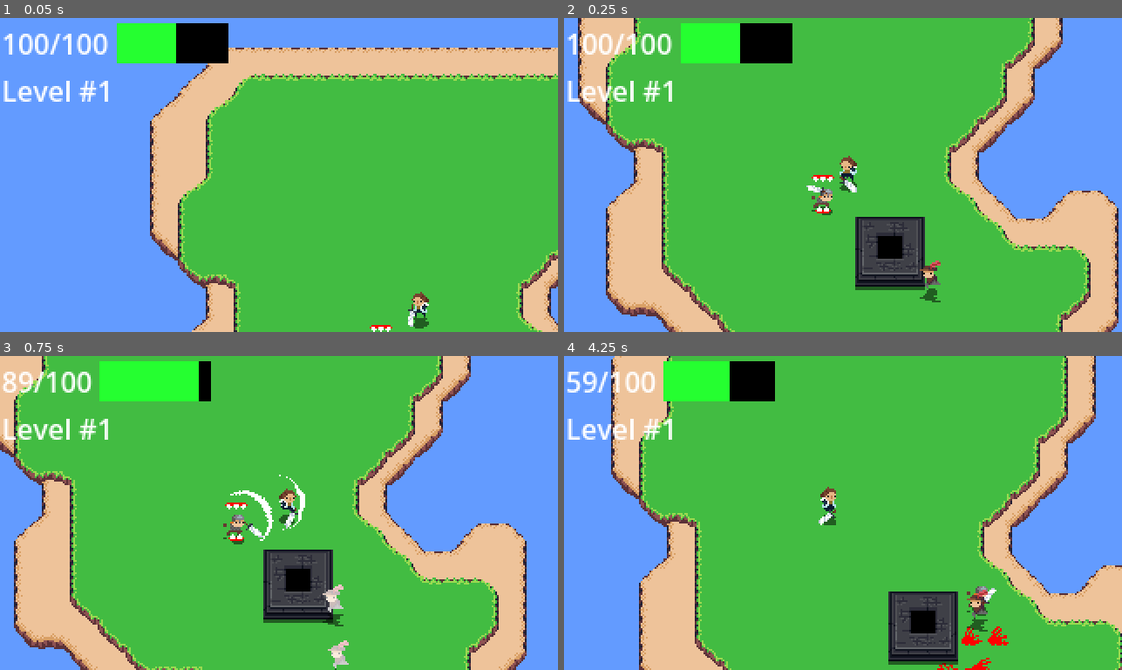
Above: before the commit, frames 1-4 (two rows, left to right).
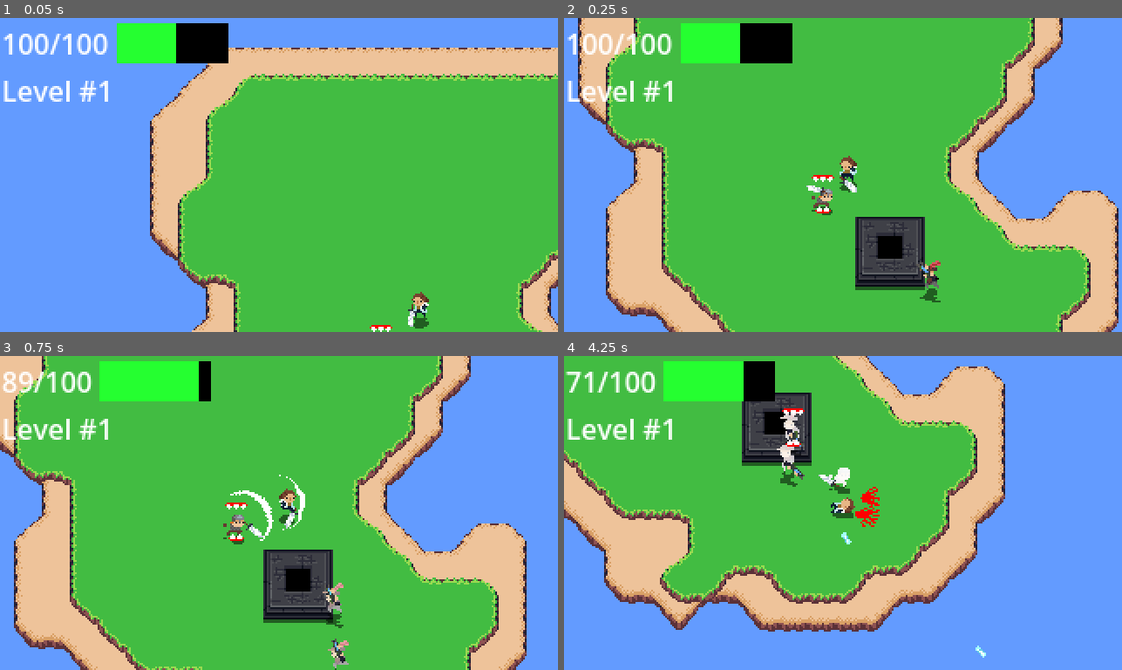
Above: after the commit, the same moments.

Repository: IAmCheeseman/cannibalism-game
Game: Godot game, scene res://scenes/world.tscn
Same seed, same stepped clock (60 frames per second), same inputs: the game is played once before the commit and once after it.
Inputs (mouse positions are in pixels of both pictures, inside the frame that each line leads up to):
- Up to frame 1 (0.05 s): no input
- Up to frame 2 (0.25 s): no input
- Up to frame 3 (0.75 s): move the mouse to (401, 497) at 0.52 s; hold D (right) from 0.53 s (still down); click (401, 497) at 0.6 s
- Up to frame 4 (4.25 s): move the mouse to (731, 528) at 1.27 s; release D (right) at 1.28 s; hold S (down) 1.28-2.03 s; click (731, 528) at 1.35 s; move the mouse to (898, 443) at 2.02 s; hold D (right) 2.03-2.78 s; tap Space (eat) at 2.1 s; click (898, 443) at 2.3 s; move the mouse to (815, 575) at 2.77 s; hold W (up) 2.78-3.53 s; click (815, 575) at 2.85 s; move the mouse to (1010, 560) at 3.52 s; hold A (left) from 3.53 s (still down); click (1010, 560) at 3.6 s

Frame 1 is identical in both runs. In frame 2, less than 0.1% of the frame differs, in the area x 63-68%, y 77-87%; in frame 3, 0.4%; in frame 4, 58%, in the area x 0-100%, y 0-100%.

Commit message:
Archer !!

Diff:
--- a/scenes/enemy/archer.gd
+++ b/scenes/enemy/archer.gd
@@ -5,10 +5,13 @@
 @onready var sprite: Sprite2D = $Sprite
 @onready var animation: AnimationPlayer = $AnimationPlayer
 @onready var soft_collision: SoftCollision = $SoftCollision
+@onready var gun_sprite: Sprite2D = $GunSprite
 
 @export var speed := 80.0
 @export var accel := 15.0
 @export var attack_distance := 16.0 * 5.0
+
+const BULLET := preload("res://scenes/enemy/bullet.tscn")
 
 var s_pursue := State.new("pursue", null, _pursue_process, null)
 var s_attack := State.new("attack", _attack_enter, _attack_process, _attack_exit)
@@ -42,6 +45,8 @@
   animation.play("walk")
   sprite.scale.x = 1 if velocity.x < 0 else -1
 
+  gun_sprite.look_at(target)
+
 func _attack_enter() -> void:
   charge_up_timer.start()
 
@@ -53,10 +58,26 @@
     var percentage = 1 - charge_up_timer.time_left / charge_up_timer.wait_time
     sprite.material.set_shader_parameter("strength", percentage)
 
-  animation.play("walk")
+  gun_sprite.look_at(Player.instance.global_position)
+
+  animation.play("idle")
 
 func _attack_exit() -> void:
   sprite.material.set_shader_parameter("strength", 0)
+
+  var bullet_count := 8
+  var spread := deg_to_rad(2)
+  var spread_start := -spread * (bullet_count / 2.)
+  var shoot_target := Player.instance.global_position
+  for i in 8:
+    var angle = spread_start + (i * spread)
+    var direction = global_position.direction_to(shoot_target).rotated(angle)
+    var bullet = BULLET.instantiate()
+    bullet.velocity = direction * 150
+    bullet.global_position = global_position
+    add_sibling(bullet)
+
+  velocity = -global_position.direction_to(shoot_target) * 100
 
 func _on_died() -> void:
   queue_free()
--- a/scenes/enemy/archer.tscn
+++ b/scenes/enemy/archer.tscn
@@ -8,6 +8,7 @@
 [ext_resource type="Script" path="res://scripts/shadow/shadow.gd" id="3_vfdld"]
 [ext_resource type="PackedScene" uid="uid://ca70bcj5xuj0w" path="res://scenes/enemy/cannibalism.tscn" id="6_g6e7c"]
 [ext_resource type="Script" path="res://scripts/soft_collision.gd" id="7_7t6tq"]
+[ext_resource type="Texture2D" uid="uid://bkvqekuwyjkqr" path="res://assets/archer_gun.png" id="9_00ecs"]
 
 [sub_resource type="ShaderMaterial" id="ShaderMaterial_i8p0x"]
 shader = ExtResource("2_638g5")
@@ -22,6 +23,21 @@
 
 [sub_resource type="CircleShape2D" id="CircleShape2D_w7kd7"]
 radius = 5.0
+
+[sub_resource type="Animation" id="Animation_1q6jy"]
+length = 0.001
+tracks/0/type = "value"
+tracks/0/imported = false
+tracks/0/enabled = true
+tracks/0/path = NodePath("Sprite:frame")
+tracks/0/interp = 1
+tracks/0/loop_wrap = true
+tracks/0/keys = {
+"times": PackedFloat32Array(0),
+"transitions": PackedFloat32Array(1),
+"update": 0,
+"values": [0]
+}
 
 [sub_resource type="Animation" id="Animation_dqbhp"]
 resource_name = "idle"
@@ -38,21 +54,6 @@
 "transitions": PackedFloat32Array(1, 1, 1, 1, 1),
 "update": 0,
 "values": [0, 1, 2, 3, 4]
-}
-
-[sub_resource type="Animation" id="Animation_1q6jy"]
-length = 0.001
-tracks/0/type = "value"
-tracks/0/imported = false
-tracks/0/enabled = true
-tracks/0/path = NodePath("Sprite:frame")
-tracks/0/interp = 1
-tracks/0/loop_wrap = true
-tracks/0/keys = {
-"times": PackedFloat32Array(0),
-"transitions": PackedFloat32Array(1),
-"update": 0,
-"values": [0]
 }
 
 [sub_resource type="Animation" id="Animation_vvk7r"]
@@ -89,6 +90,11 @@
 offset = Vector2(-1, -9)
 hframes = 5
 vframes = 2
+
+[node name="GunSprite" type="Sprite2D" parent="."]
+position = Vector2(0, -5)
+texture = ExtResource("9_00ecs")
+offset = Vector2(5, 0)
 
 [node name="SpriteShadow" type="Node2D" parent="." node_paths=PackedStringArray("shadow_sprite")]
 script = ExtResource("3_vfdld")
@@ -132,7 +138,7 @@
 autoplay = "idle"
 
 [node name="ChargeUp" type="Timer" parent="."]
-wait_time = 0.75
+wait_time = 1.2
 one_shot = true
 
 [connection signal="died" from="Health" to="." method="_on_died"]
--- /dev/null
+++ b/scenes/enemy/bullet.gd
@@ -0,0 +1,13 @@
+extends Node2D
+
+var velocity: Vector2
+
+func _process(delta: float) -> void:
+  position += velocity * delta
+  look_at(position + velocity)
+
+func _on_body_entered(_body: Node2D) -> void:
+  queue_free()
+
+func _on_hitbox_hit(_attack: Attack, _hurtbox: Hurtbox) -> void:
+  queue_free()
--- /dev/null
+++ b/scenes/enemy/bullet.tscn
@@ -0,0 +1,30 @@
+[gd_scene load_steps=7 format=3 uid="uid://bkcjjxruh6l0t"]
+
+[ext_resource type="Texture2D" uid="uid://dn55t0b2ykphm" path="res://assets/bullet.png" id="1_7ulqp"]
+[ext_resource type="Script" path="res://scenes/enemy/bullet.gd" id="1_jryfw"]
+[ext_resource type="PackedScene" uid="uid://bh0mgstt3w7bo" path="res://scenes/damage/hitbox.tscn" id="2_sbkf2"]
+[ext_resource type="Script" path="res://scripts/attack.gd" id="4_un8bt"]
+
+[sub_resource type="Resource" id="Resource_loebp"]
+script = ExtResource("4_un8bt")
+damage = 5.0
+knockbackDirection = Vector2(0, 0)
+
+[sub_resource type="RectangleShape2D" id="RectangleShape2D_4ukjh"]
+size = Vector2(7, 3)
+
+[node name="Bullet" type="Node2D"]
+script = ExtResource("1_jryfw")
+
+[node name="Sprite" type="Sprite2D" parent="."]
+texture = ExtResource("1_7ulqp")
+
+[node name="Hitbox" parent="." instance=ExtResource("2_sbkf2")]
+collision_mask = 2
+attack = SubResource("Resource_loebp")
+
+[node name="CollisionShape2D" type="CollisionShape2D" parent="Hitbox"]
+shape = SubResource("RectangleShape2D_4ukjh")
+
+[connection signal="body_entered" from="Hitbox" to="." method="_on_body_entered"]
+[connection signal="hit" from="Hitbox" to="." method="_on_hitbox_hit"]
Binary file added: assets/archer_gun.png
Not shown, added: assets/archer_gun.png.import
Binary file added: assets/bullet.png
Not shown, added: assets/bullet.png.import
Not shown: 1 places in scenes/enemy/archer.tscn that only renumber resources
